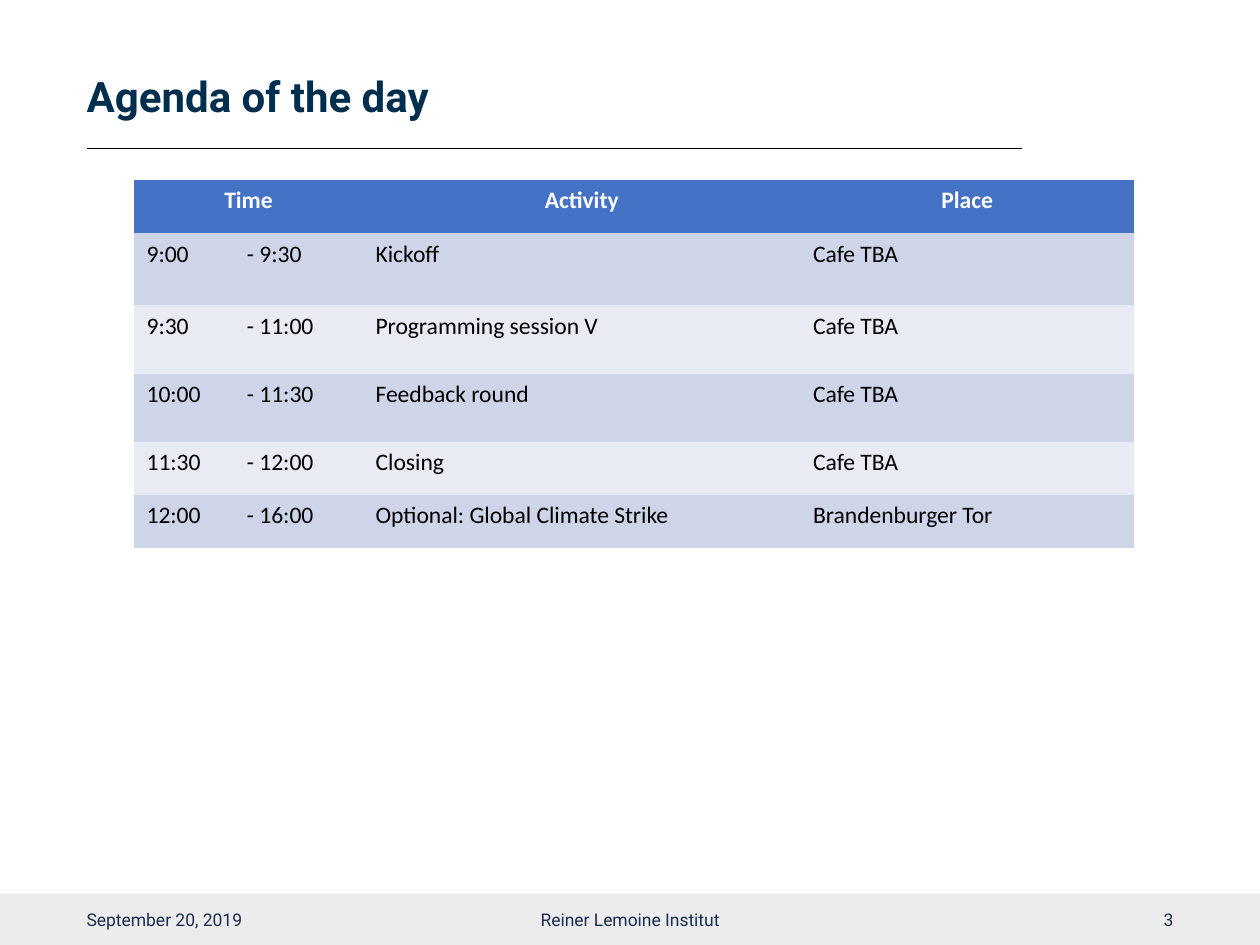
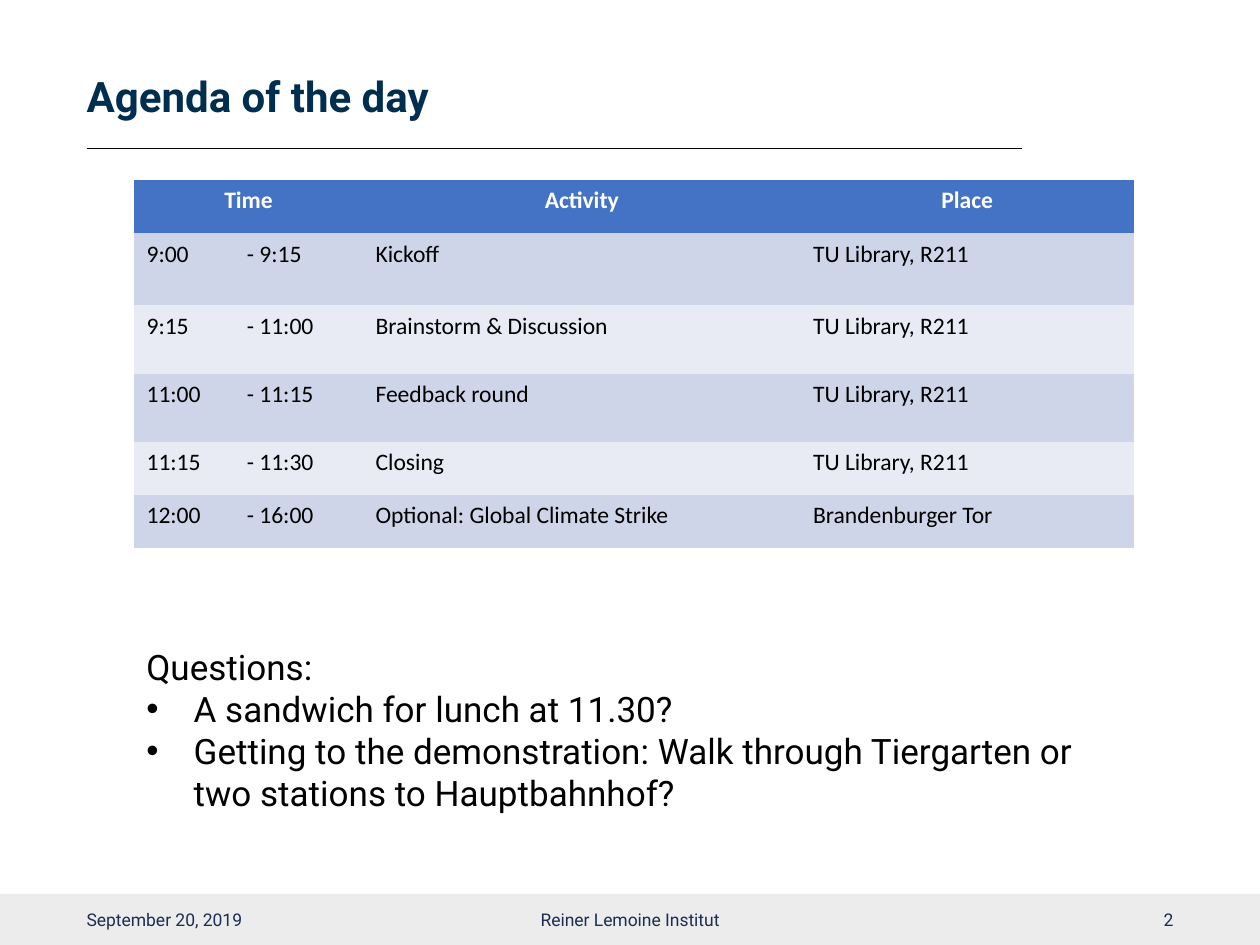
Before and after one commit to smartie2076/oemof_workshop, a slide deck: slide 3 of Oemof_Workshop_10_Kickoff_Friday.pptx (slide 4 before the commit). Drawn at 1260x945 pixels with LibreOffice and Linux fonts; fonts in the diff are those of the drawing; background and template pictures are left out. Boxes give left, top, right and bottom in pixels: in the first picture for what was removed or moved away, otherwise in the second. Text is boxed around its words. In the diff, an @@ line names an element or a change of style, - is before the commit and + after.

```diff
--- a/Oemof_Workshop_10_Kickoff_Friday.pptx
+++ b/Oemof_Workshop_10_Kickoff_Friday.pptx
@@ table at [134,180,1134,548] @@
-row 2, column 2: - 9:30
+row 2, column 2: - 9:15
-row 2, column 4: Cafe TBA
+row 2, column 4: TU Library, R211
-row 3: 9:30 | - 11:00 | Programming session V | Cafe TBA
+row 3: 9:15 | - 11:00 | Brainstorm & Discussion | TU Library, R211
-row 4: 10:00 | - 11:30 | Feedback round | Cafe TBA
+row 4: 11:00 | - 11:15 | Feedback round | TU Library, R211
-row 5: 11:30 | - 12:00 | Closing | Cafe TBA
+row 5: 11:15 | - 11:30 | Closing | TU Library, R211
@@ text added at [146,654,1072,813], 20 pt, text #000000 @@
+Questions:
+• A sandwich for lunch at 11.30?
+• Getting to the demonstration: Walk through Tiergarten or two stations to Hauptbahnhof?
@@ page number at [1164,913,1174,926]: text changed @@
-3
+2
```
Also in this commit, not shown: 1 other slide changed, 1 slide added, 1 slide removed, 3 other files.
